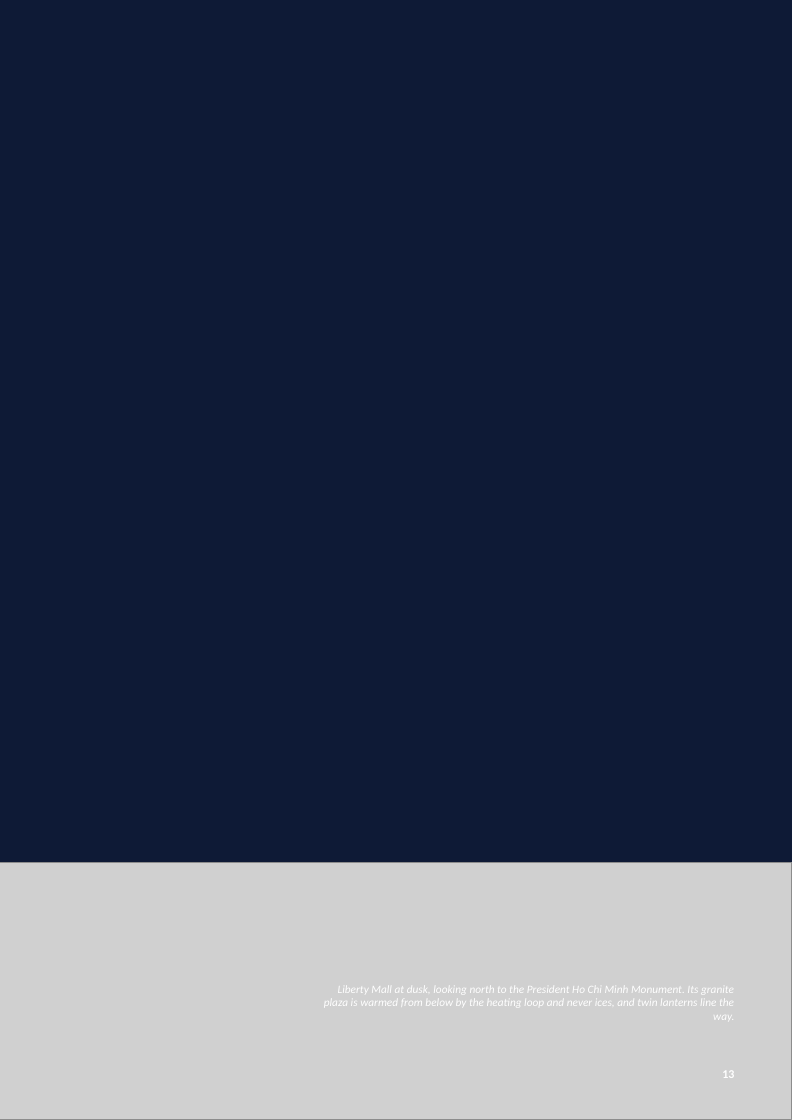
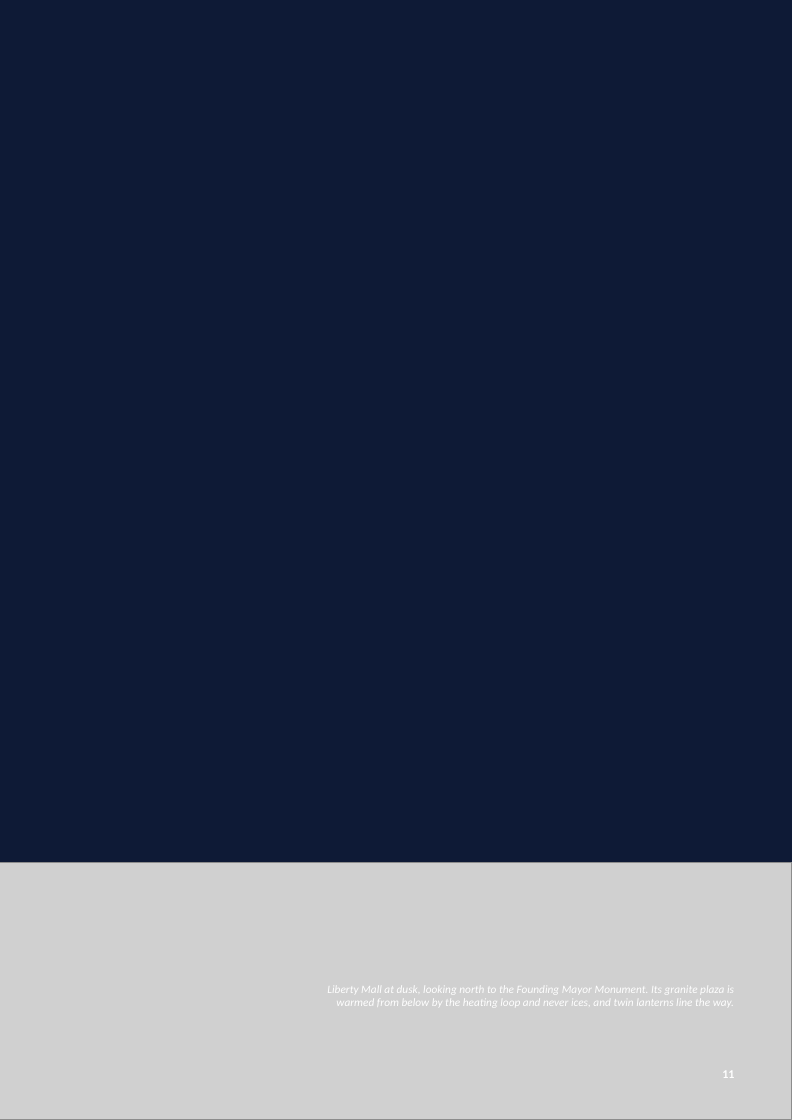
Before and after one commit to HiroKasumi-bit/chatbox-bi-n-o, a slide deck: slide 11 of output/Aurora_Haven_Magazine.pptx (slide 13 before the commit). Drawn at 792x1120 pixels with LibreOffice and Linux fonts; fonts in the diff are those of the drawing; grey boxes stand for pictures; background and template pictures are left out. Boxes give left, top, right and bottom in pixels: in the first picture for what was removed or moved away, otherwise in the second. Text is boxed around its words. In the diff, an @@ line names an element or a change of style, - is before the commit and + after.

```diff
--- a/output/Aurora_Haven_Magazine.pptx
+++ b/output/Aurora_Haven_Magazine.pptx
@@ text at [327, 986, 734, 1006]: text changed @@
-Liberty Mall at dusk, looking north to the President Ho Chi Minh Monument. Its granite plaza is warmed from below by the heating loop and never ices, and twin lanterns line the way.
+Liberty Mall at dusk, looking north to the Founding Mayor Monument. Its granite plaza is warmed from below by the heating loop and never ices, and twin lanterns line the way.
```
Also in this commit, not shown: 18 other slides changed, 1 slide removed, 9 other files.
